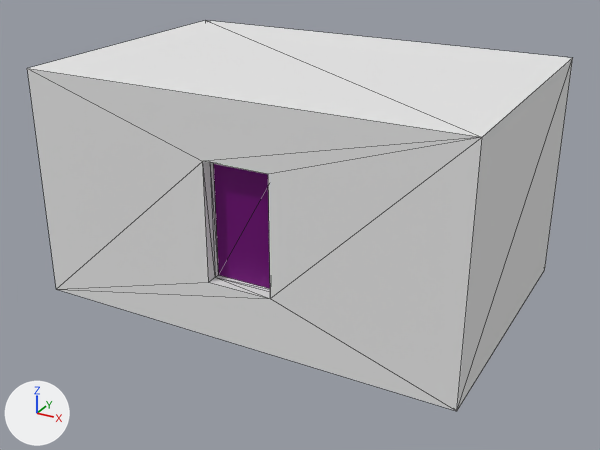
An edit to the glTF model Assets/Buildings/TempBlockout/medrect_mid_1.glb, drawn before and after from the same camera.
Rendered twice from a 50 mm lens placed at (6.47, -12.0, 7.06), pointed at (0.04, -0.31, 1.22). Arrows for +X, +Y and +Z are at lower left; the lights stay in place. Mesh edges are drawn as thin lines. Vertices at the same position are counted once.

Names of what the first picture shows: 'medrect_mid_1'.
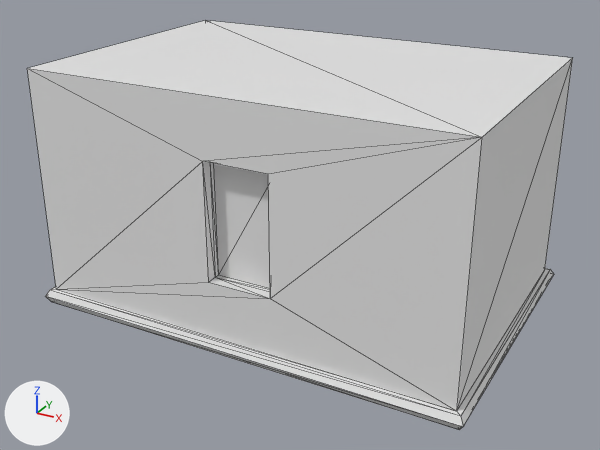
What differs and where, as boxes [x1, y1, x2, y2] in the pictures (600 x 450 px):
'medrect_mid_1', reshaped
    before: [27, 20, 573, 411]
    after: [27, 20, 573, 430]
part 1 of me_cube_047, built on
    after: [45, 268, 554, 430]
part 2 of me_cube_047, recoloured
    both: [56, 161, 546, 411]
part 3 of me_cube_047, recoloured (purple to grey)
    both: [213, 164, 270, 289]

The change in detail:
me_cube_047 is used by ob_medrect_mid_1; location (0.0, 0.0, 0.0).
me_cube_047 had 32 vertices, 60 faces and spanned x -3.75..3.75, y -2.5..2.5, z 0.0..4.0.
me_cube_047 now has 48 vertices, 92 faces and spans x -3.9..3.9, y -2.65..2.65, z -0.23..4.0.
Part 1, on me_cube_047:
2 faces are deleted.
16 vertices are added at x -3.9..3.9, y -2.65..2.65, z -0.23..0.0.
34 new faces join them.
me_cube_047 part 2: 54 faces spanning x -3.75..3.75, y -2.5..2.5, z 0.0..4.0 switch from mat_textured_limestone_brick_013 to no material.
me_cube_047 part 3: 4 faces spanning x -0.4..2.53, y -2.23..2.18, z 0.99..2.99 switch from mat_glass_006 (purple #7a0081) to no material.
